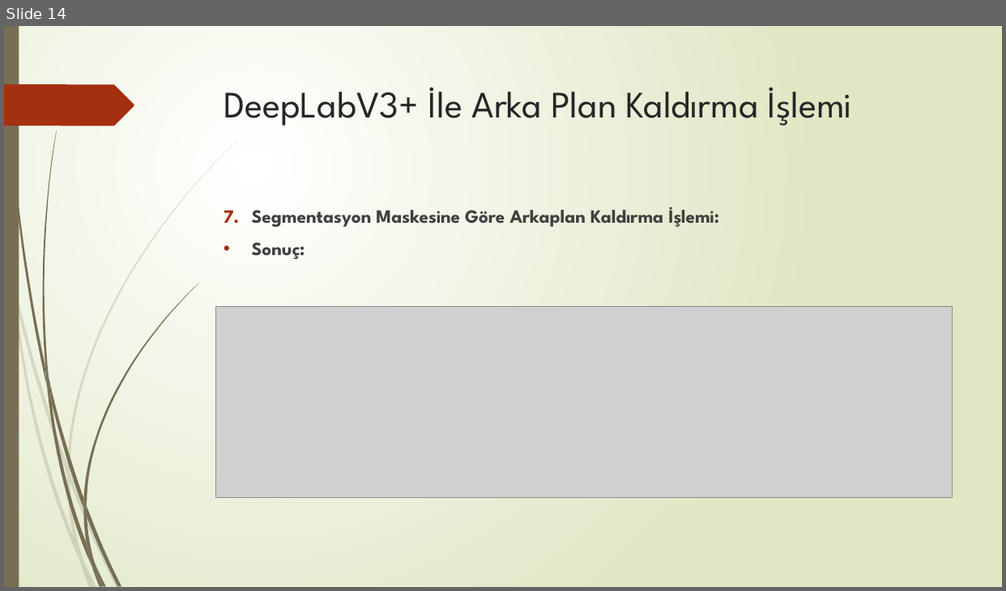
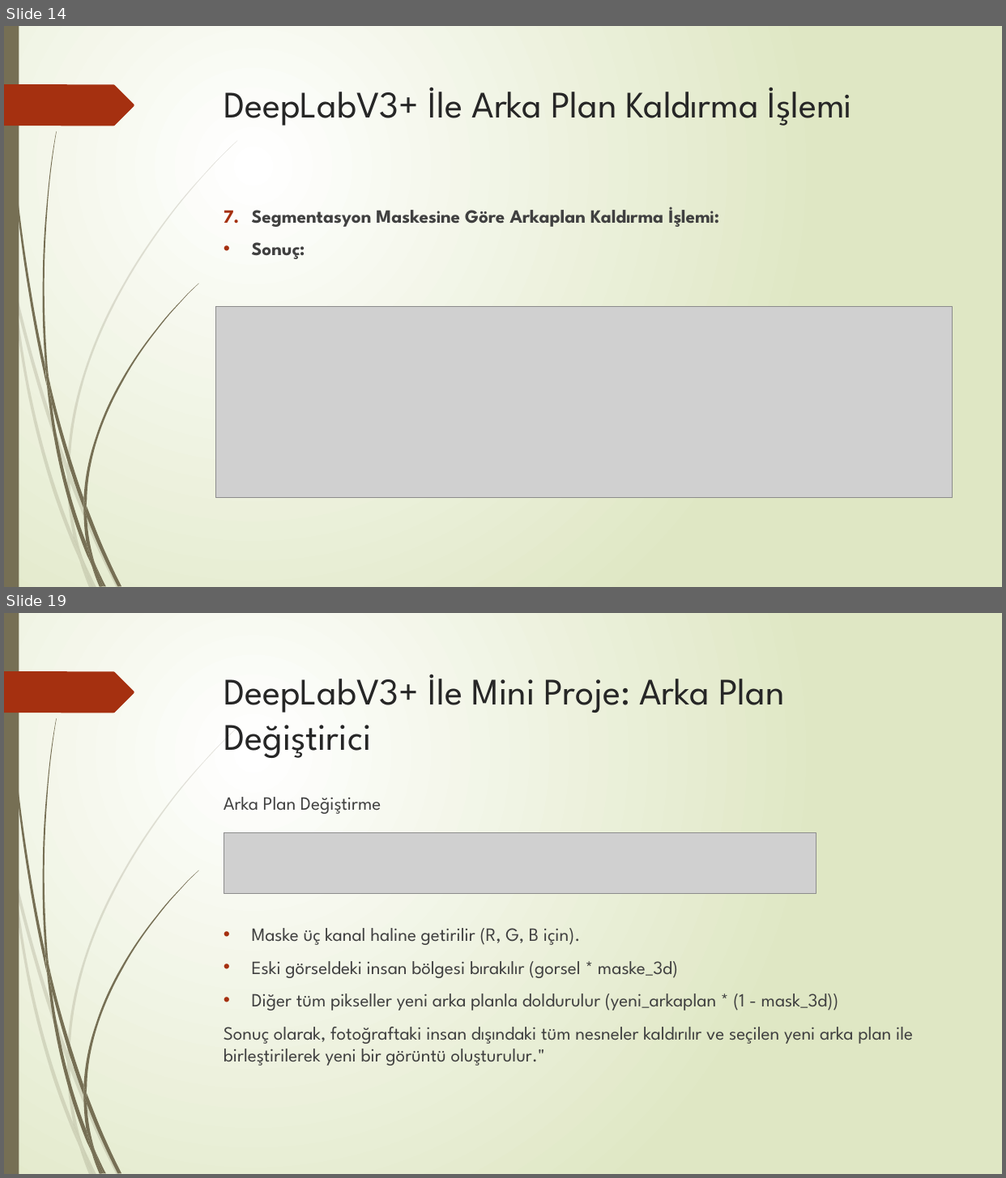
Before and after one commit to bilalcifci/arkaplan-kaldirma, a slide deck: Sunum/arka-plan-kaldirma.pptx. Shown one above the other, each under a label of ours: slide 14 before the commit, slides 14 and 19 after it; the slides between them are not shown. The pictures are 1006x591 and 1006x1178 pixels, drawn with LibreOffice and Linux fonts; fonts in the diff are those of the drawing; grey boxes stand for pictures. Boxes give left, top, right and bottom in pixels: in the first picture for what was removed or moved away, otherwise in the second. Text is boxed around its words. In the diff, an @@ line names an element or a change of style, - is before the commit and + after.

```diff
--- a/Sunum/arka-plan-kaldirma.pptx
+++ b/Sunum/arka-plan-kaldirma.pptx
@@ slide 19 added at [4, 613, 1002, 1174], background gradient #FFFFFF to #DFE8C4; not listed: 24 template elements that a slide beside it also shows @@
@@ title added at [224, 674, 784, 758], 36 pt, text #262626 @@
+DeepLabV3+ İle Mini Proje: Arka Plan Değiştirici
@@ text added at [224, 797, 913, 1066], 18 pt, text #404040 @@
+Arka Plan Değiştirme
+• Maske üç kanal haline getirilir (R, G, B için).
+• Eski görseldeki insan bölgesi bırakılır (gorsel * maske_3d)
+• Diğer tüm pikseller yeni arka planla doldurulur (yeni_arkaplan * (1 - mask_3d))
+Sonuç olarak, fotoğraftaki insan dışındaki tüm nesneler kaldırılır ve seçilen yeni arka plan ile birleştirilerek yeni bir görüntü oluşturulur."
@@ picture added at [224, 833, 816, 894] @@
```
Also in this commit, not shown: 2 slides changed, 5 other slides added, 1 slide removed, 7 other files.
